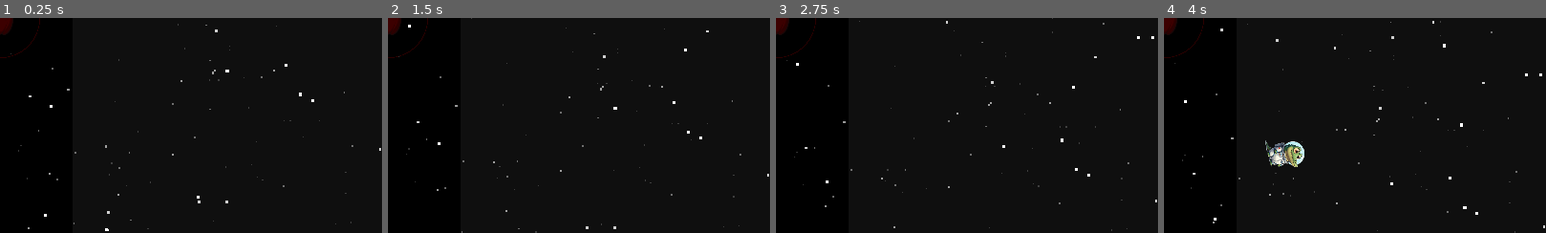
Above: before the commit, frames 1-4 (left to right).
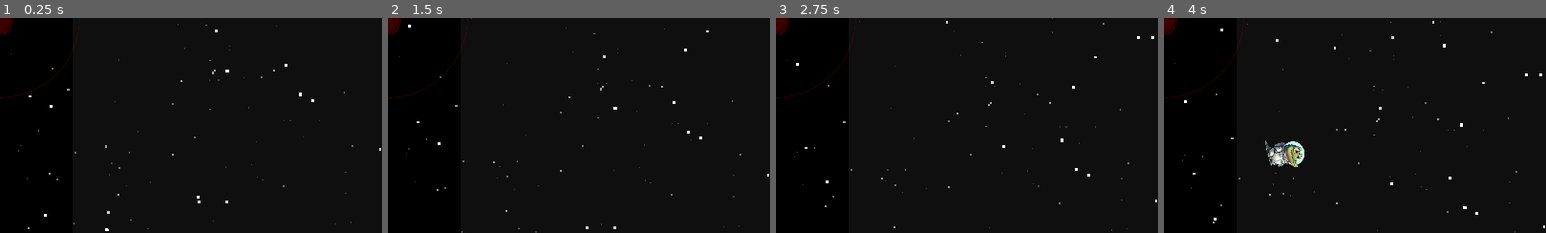
Above: after the commit, the same moments.

Repository: moby-it/cosmic-jack
Game: Godot game, scene res://scenes/main.tscn
Same seed, same stepped clock (60 frames per second), same inputs: the game is played once before the commit and once after it.
Inputs (mouse positions are % of the whole screen's width and height, from its top left):
- Up to frame 1 (0.25 s): no input
- Up to frame 2 (1.5 s): click "resolve" at 0.5 s; click "resolve" at 1.25 s
- Up to frame 3 (2.75 s): click "resolve" at 2 s
- Up to frame 4 (4 s): move the mouse to (97, 83) at 2.77 s; click (97, 83) at 2.92 s; move the mouse to (96, 89) at 3.52 s; click (96, 89) at 3.67 s
The pictures show only the part of the screen within x 0-50%, y 0-50%; the shares and areas given below are measured in that part.

The runs differ from the first frame. In frame 1, 0.2% of the frame differs, in the area x 0-21%, y 0-38%; in frame 2, 0.2%; in frame 3, 0.2%; in frame 4, 0.2%.

Commit message:
prototype v1

Diff:
--- a/entities/choreographies/choreography.gd
+++ b/entities/choreographies/choreography.gd
@@ -4,7 +4,6 @@
 
 func _ready() -> void:
 	$Timer.wait_time = attributes.spawn_interval
-	print(attributes.path)
 	var path = load(attributes.path).instantiate()
 	self.add_child(path)
 
--- a/entities/choreographies/choreography_attributes.gd
+++ b/entities/choreographies/choreography_attributes.gd
@@ -7,4 +7,4 @@
 var is_preview = true
 
 @export_file("*.tscn") var path: String
-@export_file("*.tscn") var scene: String
+@export_file("*.tscn") var enemy_scn: String
--- a/entities/choreographies/enemy_generator.gd
+++ b/entities/choreographies/enemy_generator.gd
@@ -19,7 +19,7 @@
 func create_path_follow() -> Node:
 	var path_follow = load("res://entities/choreographies/paths/path_follow.tscn").instantiate()
 	path_follow.speed = attributes.speed
-	var scn = load(attributes.scene).instantiate()
+	var scn = load(attributes.enemy_scn).instantiate()
 	if get_parent().attributes.is_preview:
 		path_follow.loop = true
 		preview_props(scn)
--- a/entities/choreographies/paths/path_follow.gd
+++ b/entities/choreographies/paths/path_follow.gd
@@ -3,7 +3,6 @@
 @export var speed: int = 0
 @onready var attributes: ChoreographyAttributes = get_parent().get_parent().attributes
 
-# Called when the node enters the scene tree for the first time.
 func _process(delta):
 	progress += speed * delta
 	if not attributes.is_preview && progress_ratio == 1.0:
--- a/entities/fruits/apple.gd
+++ b/entities/fruits/apple.gd
@@ -1,6 +1,6 @@
 extends Node2D
 
-@export var radius: float = 100
+@export var radius: float = 200
 
 var border_color: Color = Color.DARK_RED
 var border_width: float = 2.0
@@ -11,17 +11,18 @@
 @onready var line = $TimerLine
 
 func _draw() -> void:
-	collision_shape.shape.radius = radius * 10 # for some reason the radius need to be x10 in order to match the draw_circle
+	collision_shape.shape.radius = radius
 	draw_circle(sprite.position, radius, border_color, false, border_width)
 
 func change_transparency():
 	self.modulate.a = 0.5
 
+# trigger explosion timeout when an enemy enters the fruit
 func _on_area_2d_area_entered(area: Area2D) -> void:
 	if area.get_parent().is_in_group("enemies") && is_instance_valid(timer) && timer.is_stopped():
 		timer.start()
 		line.visible = true
 
-
-func _on_timer_line_timeout() -> void:
+func exploded() -> void:
+	Explosion.explosion(self)
 	self.queue_free()
--- a/entities/fruits/apple.tscn
+++ b/entities/fruits/apple.tscn
@@ -18,11 +18,10 @@
 texture = ExtResource("2_sd6fq")
 
 [node name="Area2D" type="Area2D" parent="."]
-scale = Vector2(0.1, 0.1)
 collision_mask = 3
 
 [node name="CollisionShape2D" type="CollisionShape2D" parent="Area2D"]
 shape = SubResource("CircleShape2D_ajhhp")
 
-[connection signal="timeout" from="TimerLine" to="." method="_on_timer_line_timeout"]
+[connection signal="timeout" from="TimerLine" to="." method="exploded"]
 [connection signal="area_entered" from="Area2D" to="." method="_on_area_2d_area_entered"]
--- a/entities/fruits/timer_line.gd
+++ b/entities/fruits/timer_line.gd
@@ -7,17 +7,15 @@
 @onready var line = $Line2D
 @onready var initial_width = line.points[1].x
 
-# Called when the node enters the scene tree for the first time.
 func _ready() -> void:
-	print(duration)
 	timer.wait_time = duration
 
-# Called every frame. 'delta' is the elapsed time since the previous frame.
 func _process(delta: float) -> void:
 	if not timer.is_stopped():
 		var progress = timer.time_left / duration
 		line.points[1].x = initial_width * progress
 
 func _on_timer_timeout() -> void:
+		print("apple timer line ended")
 		timeout.emit()
 		self.queue_free()
--- a/entities/fruits/watermelon.gd
+++ b/entities/fruits/watermelon.gd
@@ -1,6 +1,6 @@
 extends Node2D
 
-@export var radius: float = 150
+@export var radius: float = 250
 
 var border_color: Color = Color.DARK_RED
 var border_width: float = 2.0
@@ -11,18 +11,26 @@
 @onready var line = $TimerLine
 
 func _draw() -> void:
-	collision_shape.shape.radius = radius * 10 # for some reason the radius need to be x10 in order to match the draw_circle
+	collision_shape.shape.radius = radius
 	draw_circle(sprite.position, radius, border_color, false, border_width)
+
+func _ready() -> void:
+	Explosion.exploded.connect(_on_explosion)
 
 func change_transparency():
 	self.modulate.a = 0.5
 
-func _on_area_2d_area_entered(area: Area2D) -> void:
-	if area.get_parent().is_in_group("enemies") && is_instance_valid(timer) && timer.is_stopped():
+func _on_explosion(fruit: Node) -> void:
+	var fruit_area: Area2D = fruit.get_node("Area2D")
+	var my_area: Area2D = $Area2D
+	if my_area.overlaps_area(fruit_area) && is_instance_valid(timer) && timer.is_stopped():
 		timer.start()
 		line.visible = true
-
 
 func _on_timer_line_timeout() -> void:
 	# write explosion logic
 	self.queue_free()
+
+func exploded() -> void:
+	Explosion.explosion(self)
+	self.queue_free()
--- a/entities/fruits/watermelon.tscn
+++ b/entities/fruits/watermelon.tscn
@@ -1,5 +1,6 @@
-[gd_scene load_steps=4 format=3 uid="uid://dwsdcklwnqpng"]
+[gd_scene load_steps=5 format=3 uid="uid://dwsdcklwnqpng"]
 
+[ext_resource type="PackedScene" uid="uid://jt2i7mcuogpb" path="res://entities/fruits/timer_line.tscn" id="2_6li5l"]
 [ext_resource type="Texture2D" uid="uid://d3k1bw4cssqqs" path="res://assets/watermelon_small.png" id="2_c8x6t"]
 [ext_resource type="Script" path="res://entities/fruits/watermelon.gd" id="2_pt3pk"]
 
@@ -9,6 +10,12 @@
 position = Vector2(0, 4)
 script = ExtResource("2_pt3pk")
 
+[node name="TimerLine" parent="." instance=ExtResource("2_6li5l")]
+visible = false
+z_index = 20
+position = Vector2(-80, -117)
+duration = 1.0
+
 [node name="Sprite2D" type="Sprite2D" parent="."]
 texture = ExtResource("2_c8x6t")
 
@@ -16,7 +23,6 @@
 collision_mask = 3
 
 [node name="CollisionShape2D" type="CollisionShape2D" parent="Area2D"]
-position = Vector2(30, -2.38419e-06)
 shape = SubResource("CircleShape2D_qd3wy")
 
-[connection signal="area_entered" from="Area2D" to="." method="_on_area_2d_area_entered"]
+[connection signal="timeout" from="TimerLine" to="." method="exploded"]
--- a/entities/hud/button.gd
+++ b/entities/hud/button.gd
@@ -2,15 +2,5 @@
 
 signal resolve_wave
 
-# Called when the node enters the scene tree for the first time.
-func _ready() -> void:
-	pass # Replace with function body.
-
-
-# Called every frame. 'delta' is the elapsed time since the previous frame.
-func _process(delta: float) -> void:
-	pass
-
-
 func _on_pressed() -> void:
 	resolve_wave.emit()
--- a/entities/hud/hp.gd
+++ b/entities/hud/hp.gd
@@ -7,6 +7,5 @@
 	Health.connect("enemy_passed", reduce_hp)
 
 func reduce_hp():
-	if hp > 0:
-		hp -= 1
-		hp_label.text = str(hp)
+	hp -= 1
+	hp_label.text = str(hp)
--- a/project.godot
+++ b/project.godot
@@ -18,6 +18,7 @@
 [autoload]
 
 Health="*res://scenes/health.gd"
+Explosion="*res://scenes/explosion.gd"
 
 [display]
 
--- /dev/null
+++ b/scenes/explosion.gd
@@ -0,0 +1,12 @@
+extends Node
+
+signal exploded
+
+func explosion(fruit: Node):
+	exploded.emit(fruit)
+	var area: Area2D = fruit.get_node("Area2D")
+	for a in area.get_overlapping_areas():
+		var enemy = a.get_parent()
+		if enemy.is_in_group("enemies"):
+			# we have to remove the pathFollow that is the parent of enemy
+			enemy.get_parent().queue_free()
--- a/scenes/main.gd
+++ b/scenes/main.gd
@@ -9,15 +9,16 @@
 enum FRUITS { APPLE = 0, WATERMELON }
 var active_fruit = FRUITS.APPLE
 
-# Called when the node enters the scene tree for the first time.
 func _ready() -> void:
 	active_fruit_scn = apple_scn.instantiate()
 	active_fruit_scn.modulate.a = 0.3
 	self.add_child(active_fruit_scn)
 
+func is_mouse_left(event) -> bool:
+	return event is InputEventMouseButton && event.button_index == MOUSE_BUTTON_LEFT && event.is_pressed() && active_fruit_scn && play_area.get_rect().has_point(event.position)
 
 func _input(event) -> void:
-	if(event is InputEventMouseButton && event.button_index == MOUSE_BUTTON_LEFT && active_fruit_scn && play_area.get_rect().has_point(event.position)):
+	if is_mouse_left(event):
 		place_fruit(event.position)
 	if (event is InputEventMouseMotion && is_instance_valid(active_fruit_scn) && play_area.get_rect().has_point(event.position)):
 		active_fruit_scn.position = event.position
--- a/scenes/main.tscn
+++ b/scenes/main.tscn
@@ -15,7 +15,7 @@
 spawn_interval = 1
 count = 5
 path = "res://entities/choreographies/paths/1.tscn"
-scene = "res://entities/enemy.tscn"
+enemy_scn = "res://entities/enemy.tscn"
 
 [node name="Main" type="Node2D"]
 script = ExtResource("1_w06hk")
